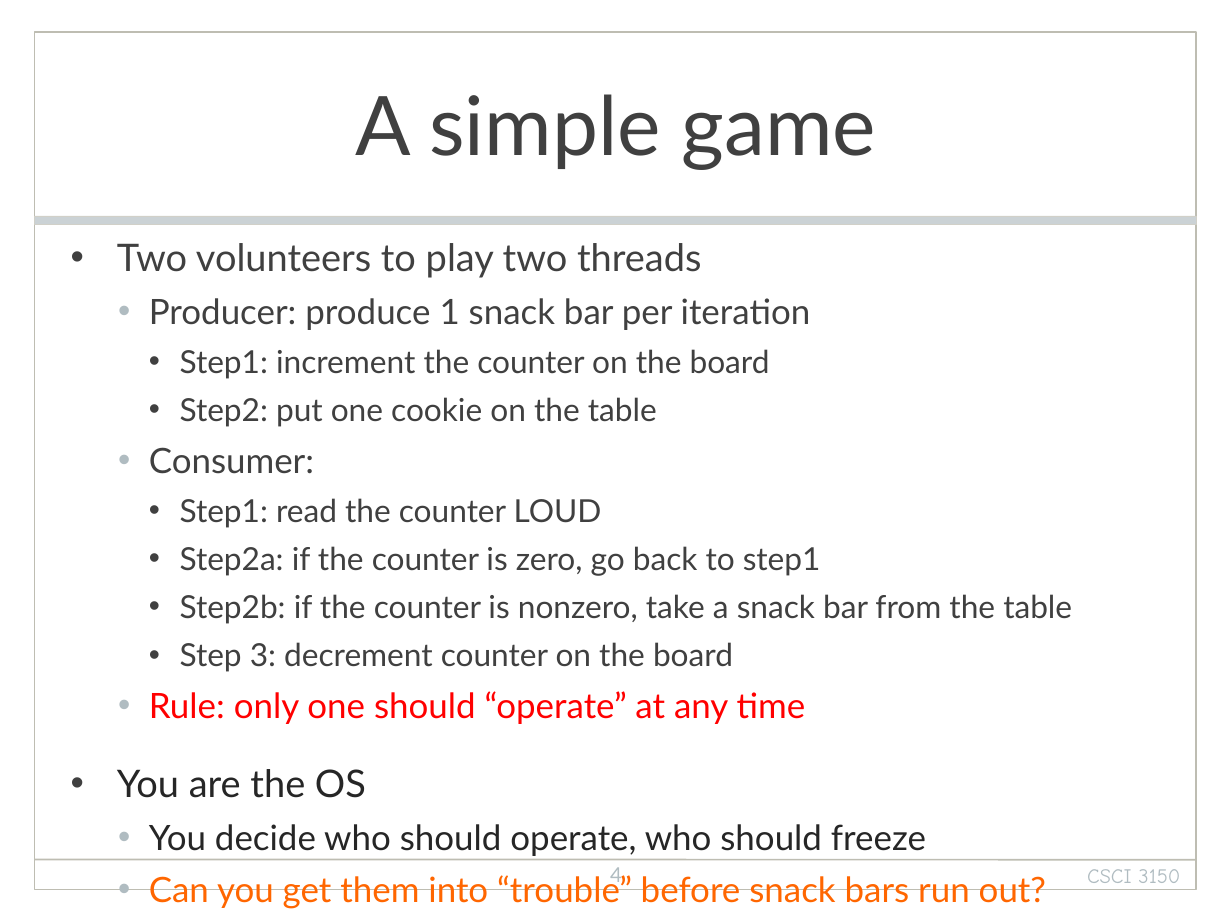
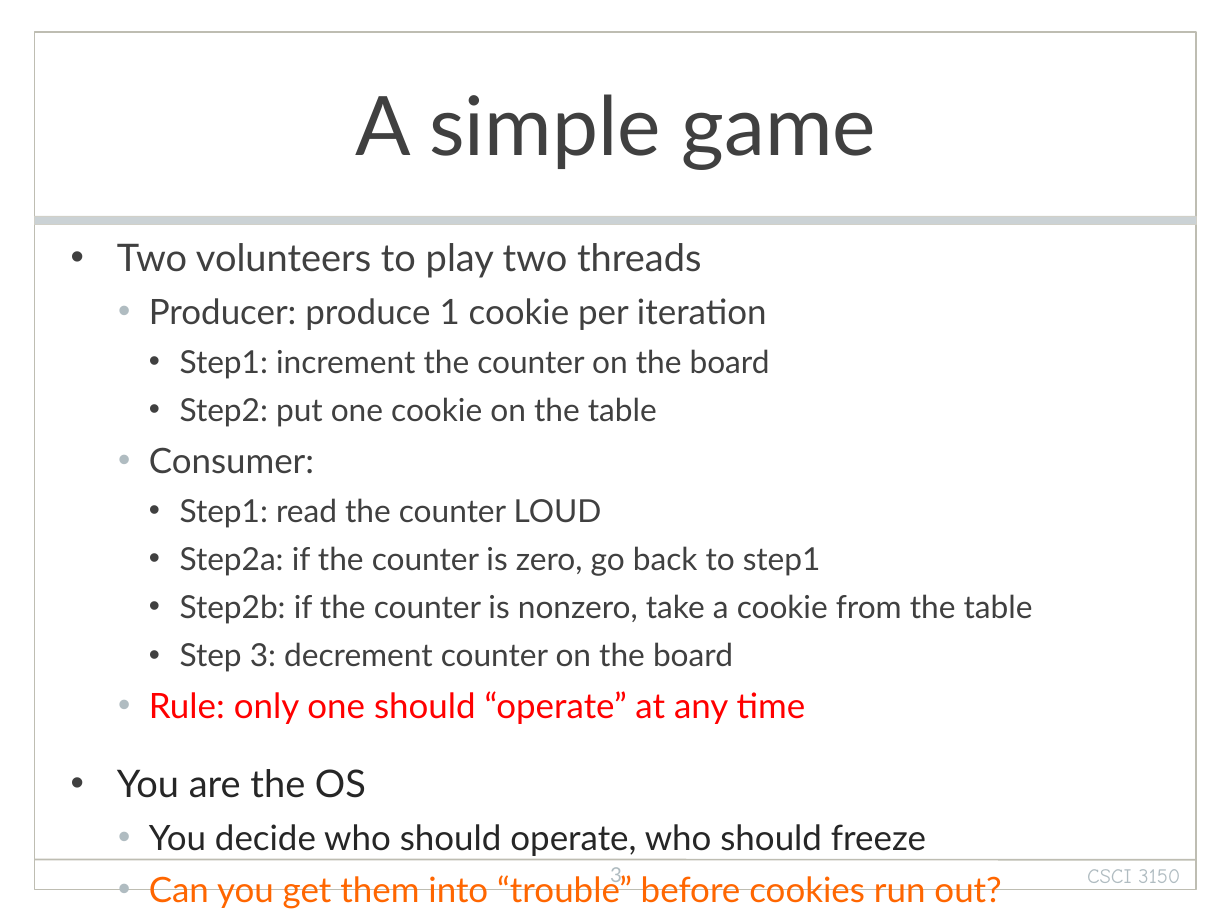
Before and after one commit to henryhxu/CSCI3150, a slide deck: slide 3 of lecture/lec5_sync.pptx (slide 4 before the commit). Drawn at 1232x924 pixels with LibreOffice and Linux fonts; fonts in the diff are those of the drawing; background and template pictures are left out. Boxes give left, top, right and bottom in pixels: in the first picture for what was removed or moved away, otherwise in the second. Text is boxed around its words. In the diff, an @@ line names an element or a change of style, - is before the commit and + after.

Commit message:
lec5 updated

```diff
--- a/lecture/lec5_sync.pptx
+++ b/lecture/lec5_sync.pptx
@@ text at bbox=[149, 298, 767, 330]: text changed @@
-  • Producer: produce 1 snack bar per iteration
+  • Producer: produce 1 cookie per iteration
@@ text at bbox=[180, 594, 1033, 624]: text changed @@
-    • Step2b: if the counter is nonzero, take a snack bar from the table
+    • Step2b: if the counter is nonzero, take a cookie from the table
@@ page number at bbox=[610, 867, 622, 888]: text changed @@
-4
+3
@@ text at bbox=[149, 872, 1001, 909]: text changed @@
-  • Can you get them into “trouble” before snack bars run out?
+  • Can you get them into “trouble” before cookies run out?
```
Also in this commit, not shown: 2 other slides changed, 1 slide removed.
